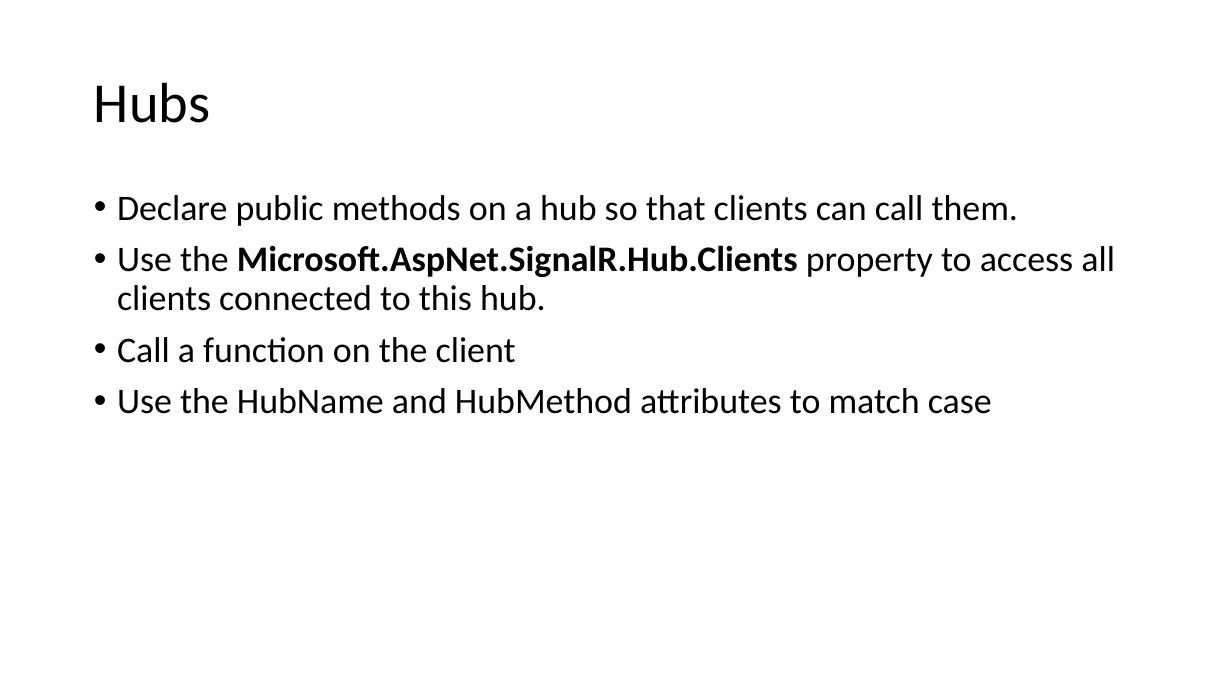
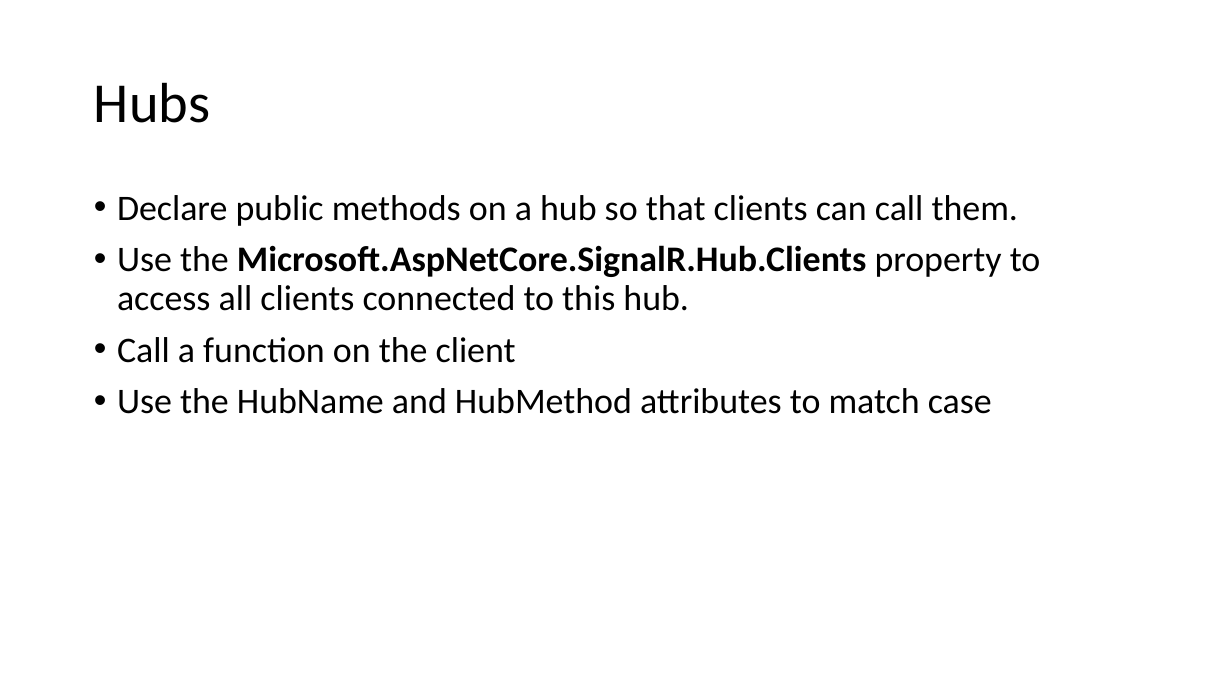
Before and after one commit to BionStt/presentations-2, a slide deck: slide 16 of Build Real Time Software with SignalR.pptx (slide 17 before the commit). Drawn at 1232x693 pixels with LibreOffice and Linux fonts; fonts in the diff are those of the drawing. Boxes give left, top, right and bottom in pixels: in the first picture for what was removed or moved away, otherwise in the second. Text is boxed around its words. In the diff, an @@ line names an element or a change of style, - is before the commit and + after.

Commit message:
Core SignalR updates

```diff
--- a/Build Real Time Software with SignalR.pptx
+++ b/Build Real Time Software with SignalR.pptx
@@ text at box(117, 245, 1041, 311): text changed @@
-• Use the Microsoft.AspNet.SignalR.Hub.Clients property to access all clients connected to this hub.
+• Use the Microsoft.AspNetCore.SignalR.Hub.Clients property to access all clients connected to this hub.
```
Also in this commit, not shown: 11 other slides changed, 6 slides added, 6 slides removed.
